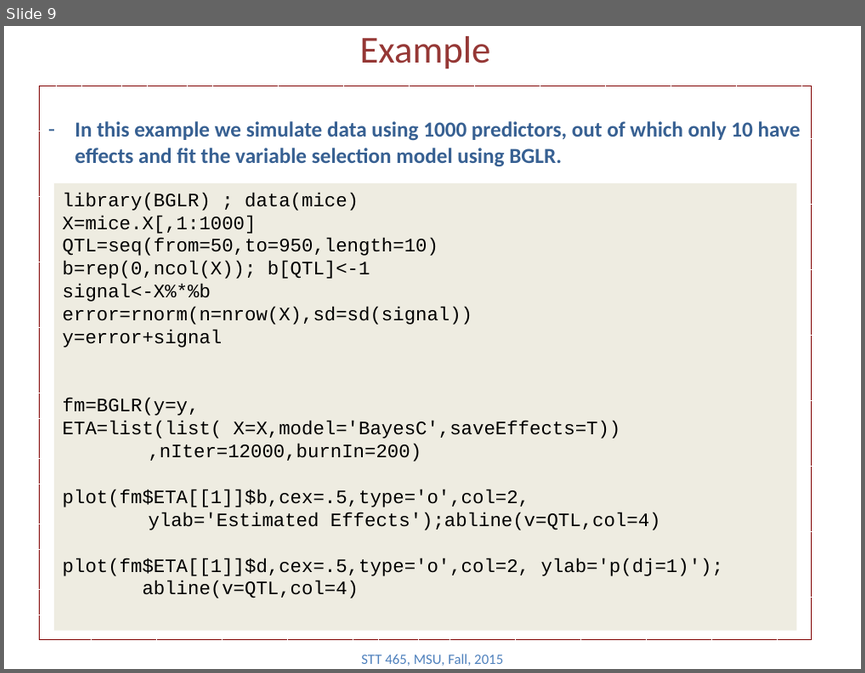
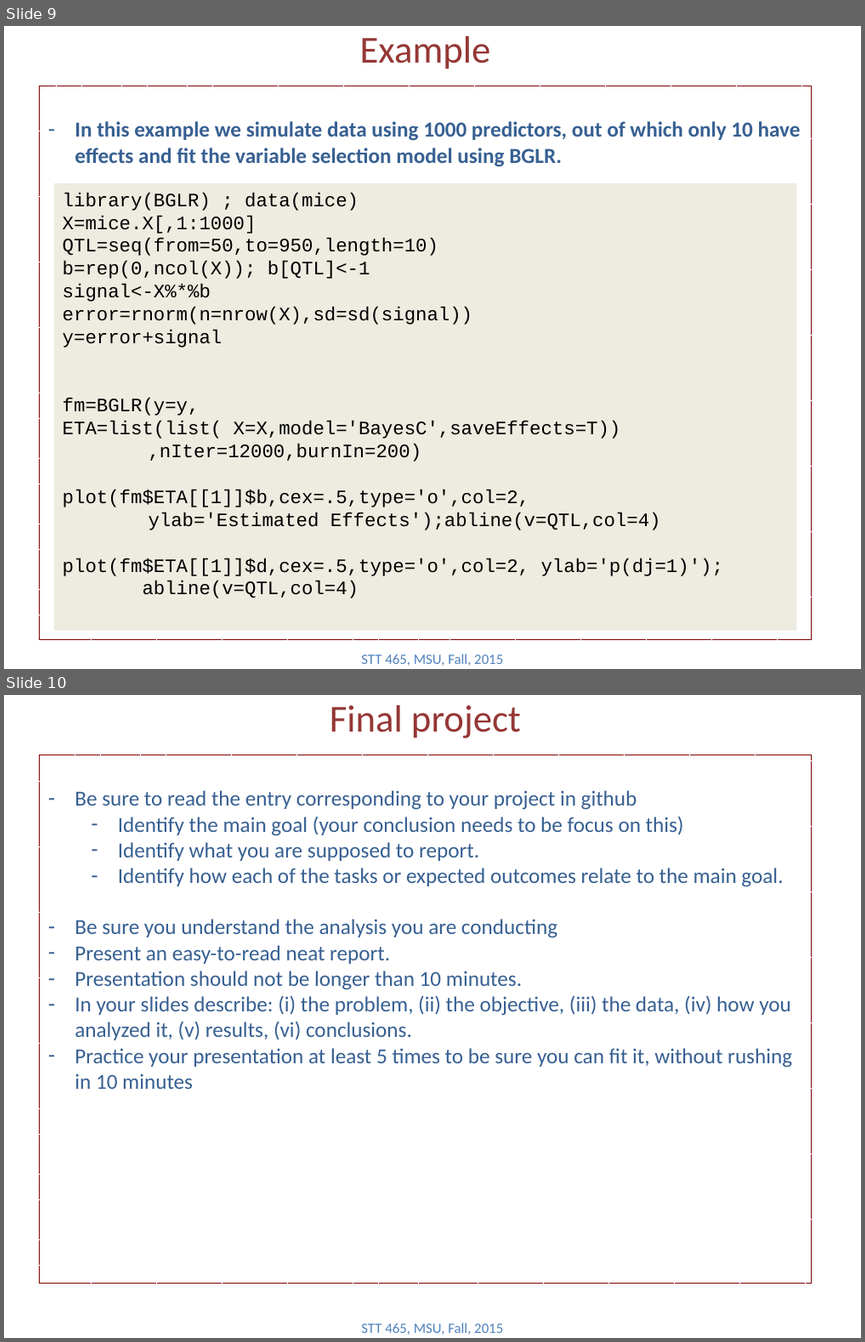
Before and after one commit to Boukos/STT465, a slide deck: STT465_15.pptx. Shown one above the other, each under a label of ours: slide 9 before the commit, slides 9 and 10 after it. The pictures are 865x673 and 865x1342 pixels, drawn with LibreOffice and Linux fonts; fonts in the diff are those of the drawing. Boxes give left, top, right and bottom in pixels: in the first picture for what was removed or moved away, otherwise in the second. Text is boxed around its words. In the diff, an @@ line names an element or a change of style, - is before the commit and + after.

```diff
--- a/STT465_15.pptx
+++ b/STT465_15.pptx
@@ slide 10 added at box(4, 695, 861, 1338), background #FFFFFF @@
@@ title added at box(330, 705, 521, 738), 32 pt, text #953735 @@
+Final project
@@ rectangle added at box(40, 755, 812, 1282), outline #800000 0.75 pt dashed, 18 pt, text #376092 @@
+– Be sure to read the entry corresponding to your project in github
+  – Identify the main goal (your conclusion needs to be focus on this)
+  – Identify what you are supposed to report.
+  – Identify how each of the tasks or expected outcomes relate to the main goal.
+– Be sure you understand the analysis you are conducting
+– Present an easy-to-read neat report.
+– Presentation should not be longer than 10 minutes.
+– In your slides describe: (i) the problem, (ii) the objective, (iii) the data, (iv) how you analyzed it, (v) results, (vi) conclusions.
+– Practice your presentation at least 5 times to be sure you can fit it, without rushing in 10 minutes
@@ text added at box(361, 1322, 503, 1334), 12 pt, text #4F81BD @@
+STT 465, MSU, Fall, 2015
```
Also in this commit, not shown: 1 other file.
